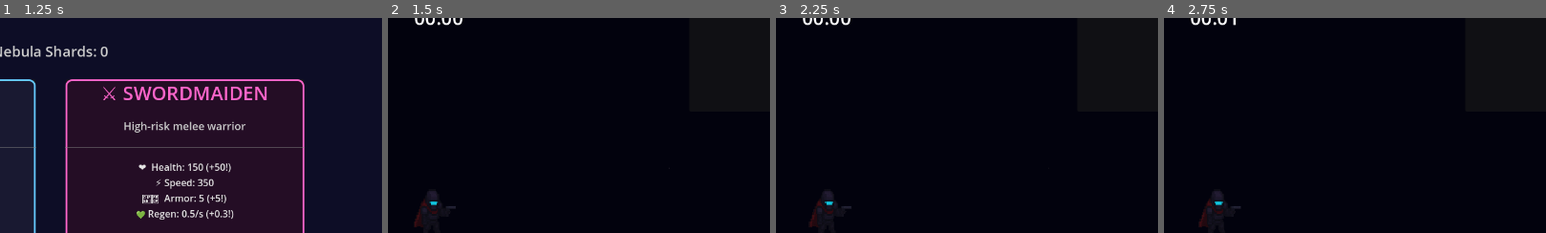
Above: before the commit, frames 1-4 (left to right).
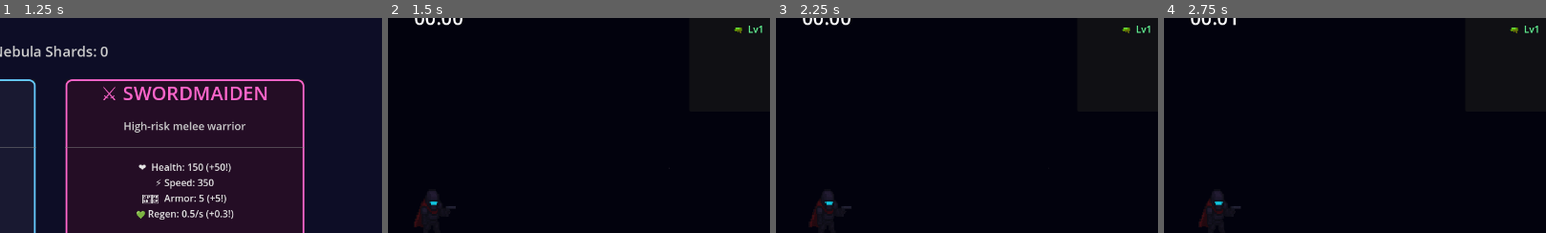
Above: after the commit, the same moments.

Repository: darkmage1000/Nebula-Revenant
Game: Godot game, scene res://MainMenu.tscn
Two runs of this game, one before a commit and one after it. Both use one fixed random seed, a clock stepped at 60 frames per second and the inputs below.
Inputs:
- Up to frame 1 (1.25 s): click "[ START MISSION ]" at 0.5 s
- Up to frame 2 (1.5 s): click "SELECT" at 1.25 s
- Up to frame 3 (2.25 s): tap Enter (ui_accept) at 2 s; hold D (ui_right) from 2.03 s (still down)
- Up to frame 4 (2.75 s): keep holding D (ui_right); tap Enter (ui_accept) at 2.27 s
The pictures show only the part of the screen within x 43-93%, y 6-56%; the shares and areas given below are measured in that part.

Frame 1 is identical in both runs. In frame 2, 0.1% of the frame differs, in the area x 90-98%, y 3-8%; in frame 3, 0.1%; in frame 4, 0.1%.
Error before the commit: Invalid call. Nonexistent function 'has' in base 'CharacterBody2D (player.gd)'. (res://GameHUD.gd:94)

Commit message:
Fix weapon level UI crash - remove invalid .has() calls on player object
The player object is a CharacterBody2D, not a Dictionary, so .has() method doesn't exist.
Changed to direct property access checks which work correctly for GDScript objects.

Fixed lines:
- Line 94: Changed 'player.has("weapon_data")' to direct check 'not player.weapon_data'
- Line 97: Changed 'player.has("player_stats")' to direct check 'not player.player_stats'

Since weapon_data and player_stats are defined as class variables in player.gd,
they will always exist, so we just need to check if they're truthy/not empty.

Diff:
--- a/GameHUD.gd
+++ b/GameHUD.gd
@@ -91,10 +91,12 @@
 	if not is_instance_valid(player):
 		return
 
-	if not player.has("weapon_data") or not player.weapon_data:
+	# Check if weapon_data exists (it's a Dictionary defined in player.gd)
+	if not player.weapon_data:
 		return
 
-	if not player.has("player_stats") or not player.player_stats:
+	# Check if player_stats exists (it's a Dictionary defined in player.gd)
+	if not player.player_stats:
 		return
 
 	# Get current weapons from player
